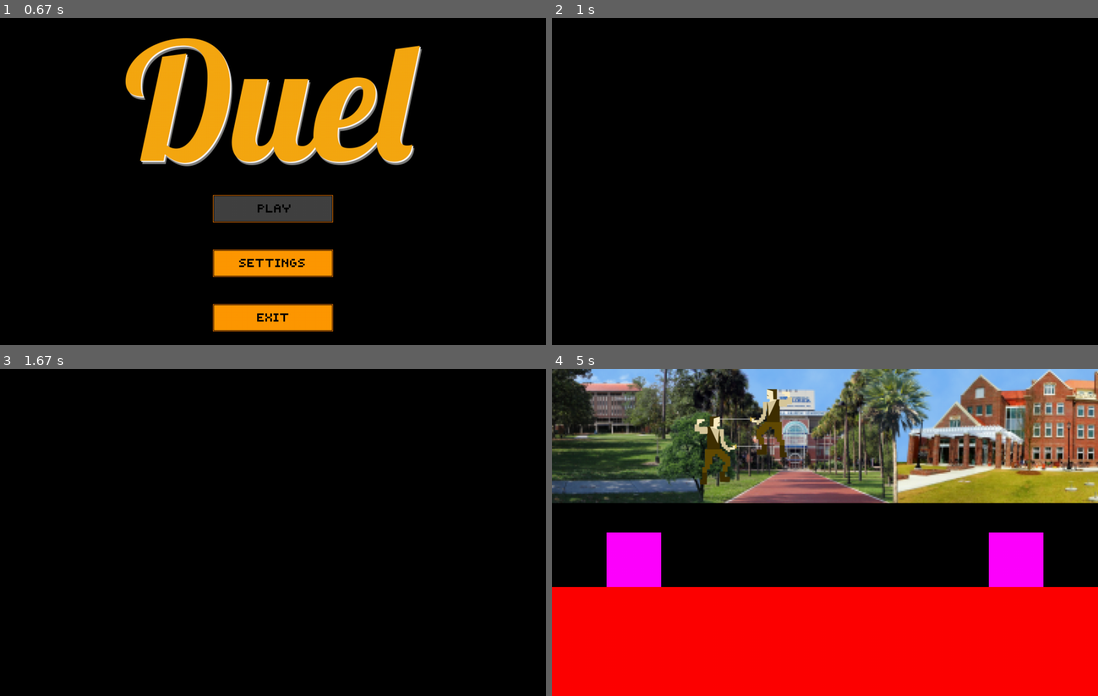
Above: before the commit, frames 1-4 (two rows, left to right).
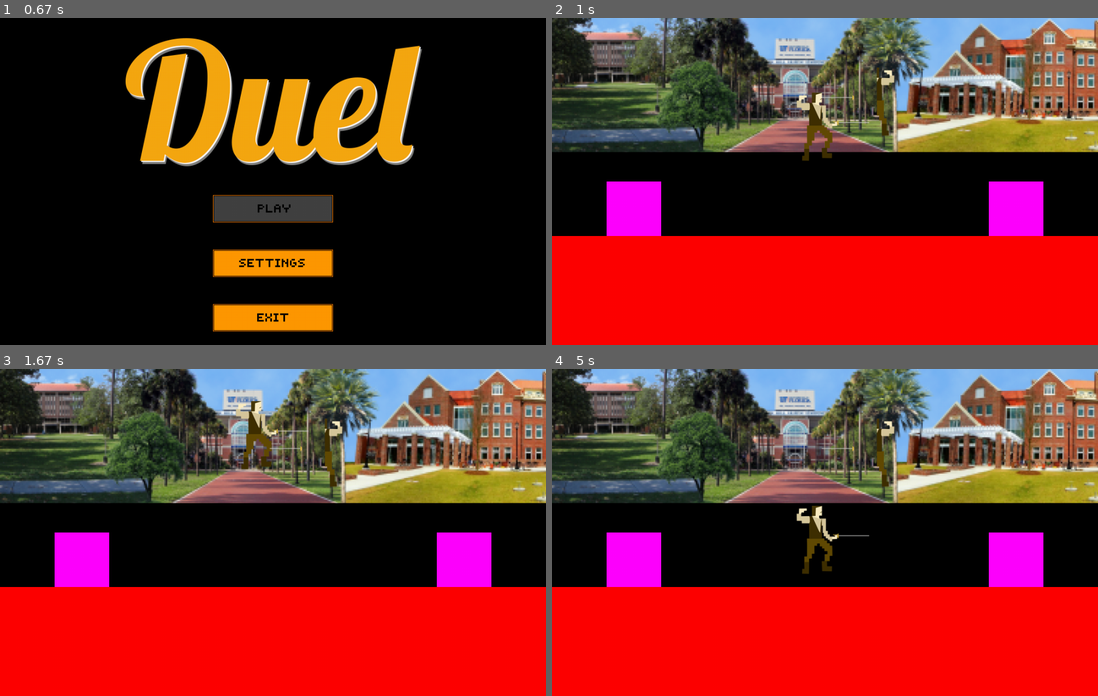
Above: after the commit, the same moments.

Repository: AlexisDougherty13/Duel
Game: pygame game, started from theMain.py
The game is run twice, just before and just after one commit, with the same random seed, the same clock (stepped at 60 frames per second) and the same inputs.
Inputs (mouse positions are in pixels of both pictures, inside the frame that each line leads up to):
- Up to frame 1 (0.67 s): click (251, 194) at 0.38 s
- Up to frame 2 (1 s): hold Right from 0.67 s (still down); move the mouse to (825, 201) at 0.7 s
- Up to frame 3 (1.67 s): release Right at 1.13 s; tap A at 1.17 s; tap Space at 1.5 s
- Up to frame 4 (5 s): tap D at 1.83 s; tap Space at 2.17 s; hold Left 3.5-4.03 s

Frame 1 is identical in both runs. In frame 2, 76% of the frame differs, in the area x 0-100%, y 0-100%; in frame 3, 76%; in frame 4, 2.4%.

Commit message:
collisions working on Y, still a bit funky on X

Diff:
--- a/gameEngine.py
+++ b/gameEngine.py
@@ -60,8 +60,8 @@
 
     entities = current_map.getCollidableEntities()
 
-    player1 = Player((300, 100), 1, 2, False, True, getSkin(skin_selection1))  # Initializes player1
-    player2 = Player((400, 100), 1, 2, False, False, getSkin(skin_selection2))  # Initializes player2
+    player1 = Player(300, 100, 1, 2, False, True, getSkin(skin_selection1))  # Initializes player1
+    player2 = Player(400, 100, 1, 2, False, False, getSkin(skin_selection2))  # Initializes player2
 
     draw_buffer, my_sprites = gameFrame.init(player1, player2, current_map, entities)
 
@@ -76,7 +76,7 @@
     while active_match:
         # Delta time is implemented to help make sure that player's models will move at the same speed regardless of monitor refresh rate and processor speed.
         # Could use further optimizing and troubleshooting.
-        clock.tick(1)
+        clock.tick(90)
 
         for event in pygame.event.get():
             # What to do on quit
@@ -188,7 +188,7 @@
         elif not player2.getPlayerState("on_ground"):  # TODO: make better Gravity
             player2.calculateGravity(time())
 
-       # player2.move(entities)
+        #player2.move(entities)
 
         #Collision stuffs
         # player1body = player1.getCollisionRect()
--- a/player.py
+++ b/player.py
@@ -9,8 +9,8 @@
 # change these
 hit_box_width = 102
 hit_box_height = 140
-player_shift_amount_x = 80  # This variable represents the amount of pixels of whitespace in the X dirrection from the left side of the player
-player_shift_amount_y = 8  # This variable represents the amount of pixels of whitespace in the Y dirrection from the left side of the player
+image_shift_amount_x = 80  # This variable represents the amount of pixels of whitespace in the X dirrection from the left side of the player
+image_shift_amount_y = 16  # This variable represents the amount of pixels of whitespace in the Y dirrection from the left side of the player
 
 
 # 102x203
@@ -32,7 +32,7 @@
        :param sprite: the image name for the player's current motion
        :param image_dict: a dictionary of image file names for each motion
     """
-    def __init__(self, center, direction_facing, sword_height, is_ghost, is_locked_on, image_dict):
+    def __init__(self, x_pos, y_pos, direction_facing, sword_height, is_ghost, is_locked_on, image_dict):
         pygame.sprite.DirtySprite.__init__(self)
         self._player_state = {
             "running": False,
@@ -49,11 +49,12 @@
             "direction_facing": direction_facing,
             "air_time": 0,
             "x_velocity": 0,
-            "y_velocity": 0
+            "y_velocity": 0,
+            "count_until_turn_around" :0
         }
         self._image_dict = image_dict
         self.image = pygame.image.load(self.getSprite())
-        self.rect = self.image.get_rect(center=center)
+        self.rect = Rect(x_pos + image_shift_amount_x, y_pos - image_shift_amount_y, 73, 140)
 
     def getXPos(self):
         return self.rect.x
@@ -62,20 +63,47 @@
         return self.rect.y
 
     def moveLeft(self):
-        self.setPlayerState("x_velocity", self.getPlayerState("x_velocity") - .3)
+        self.setPlayerState("x_velocity", self.getPlayerState("x_velocity") - 1)
         if abs(self.getPlayerState("x_velocity")) > 5:
+            self._player_state["count_until_turn_around"] += 1
+        else:
+            self._player_state["count_until_turn_around"] -= 4
+        if self._player_state["count_until_turn_around"] > 15:
             self.setDirection("left")
+            self._player_state["count_until_turn_around"] = 20
+        elif self._player_state["count_until_turn_around"] < 0:
+            self._player_state["count_until_turn_around"] = 0
+        if self.getPlayerState("x_velocity") < -15 and self._player_state["count_until_turn_around"] ==15:
+                self.setPlayerState("x_velocity", -10)
 
     def moveRight(self):
-        self.setPlayerState("x_velocity", self.getPlayerState("x_velocity") + .3)
+        self.setPlayerState("x_velocity", self.getPlayerState("x_velocity") + 1)
         if abs(self.getPlayerState("x_velocity")) > 5:
+            self._player_state["count_until_turn_around"] += 1
+        else:
+            self._player_state["count_until_turn_around"] -= 4
+        if self._player_state["count_until_turn_around"] > 15:
             self.setDirection("right")
+            self._player_state["count_until_turn_around"] = 20
+        elif self._player_state["count_until_turn_around"] < 0:
+            self._player_state["count_until_turn_around"] = 0
+
+        if self.getPlayerState("x_velocity") > 10:
+            self.setPlayerState("x_velocity", 10)
 
     def standingStill(self):
         if self.getPlayerState("x_velocity") > 0:
-            self.setPlayerState("x_velocity", self.getPlayerState("x_velocity") / 4)
+            self.setPlayerState("x_velocity", self.getPlayerState("x_velocity") / 5)
         elif self.getPlayerState("x_velocity") < 0:
-            self.setPlayerState("x_velocity", self.getPlayerState("x_velocity") / 4)
+            self.setPlayerState("x_velocity", self.getPlayerState("x_velocity") / 5)
+        if abs(self.getPlayerState("x_velocity")) < .1:
+            self.setPlayerState("x_velocity", 0)
+        if abs(self.getPlayerState("x_velocity")) < 1:
+            self._player_state["count_until_turn_around"] -= 4
+        if self._player_state["count_until_turn_around"] > 15:
+            self.setDirection("right")
+        elif self._player_state["count_until_turn_around"] < 0:
+            self._player_state["count_until_turn_around"] = 0
 
     def calculateGravity(self, time):
         if self.getPlayerState("air_time") == 0:
@@ -87,7 +115,7 @@
             self.setPlayerState("y_velocity", 0)
 
     def jump(self, time):
-        self.setPlayerState("y_velocity", self.getPlayerState("y_velocity") - 15)
+        self.setPlayerState("y_velocity", - 15)
         self.setPlayerState("air_time", time)
         self.setPlayerState("on_ground", False)
 
@@ -99,10 +127,10 @@
         return self._player_state[type]
 
     def setPlayerState(self, type, value):
-        self._player_state[type]=value
+        self._player_state[type] = value
 
     def setDirection(self, direction):
-        if (direction == "left"):
+        if direction == "left":
             self._player_state["direction_facing"] = 1
         else:
             self._player_state["direction_facing"] = 0
@@ -149,55 +177,71 @@
         self._image_dict = image_dict
 
     def getCollisionRect(self):
-        return Rect(self.rect.x + self._player_state["x_velocity"], self.rect.y - self._player_state["y_velocity"], 73, 140)
+        return Rect(self.rect.x + image_shift_amount_x, self.rect.y - image_shift_amount_y, 73, 140)
 
     def move(self, entities): #TODO Check for being stabbed in this method
-       # print("x: ")
-       # print(self.getPlayerState("x_velocity"))
-       # print("y: ")
-       # print(self.getPlayerState("y_velocity"))
-        collision_list = self.test_collision(entities)  # Test all entities on the map for collision with player
-
+        print("x_vel: ", end="")
+        print(self.getPlayerState("x_velocity"), end=" ")
+        print("y_vel: ", end="")
+        print(self.getPlayerState("y_velocity"), end=" ")
+        print("x_cord: ", end="")
+        print(self.rect.x, end=" ")
+        print("y_cord: ", end="")
+        print(self.rect.y)
+        print("count: ", end="")
+        print(self.getPlayerState("count_until_turn_around"))
         self.setPlayerState("on_ground", False)
         self.setPlayerState("on_right_wall", False)
         self.setPlayerState("on_left_wall", False)
+
+        collision_list = self.test_collision_X(entities)  # Test all entities on the map for collision with player
+        self.rect.x += (self.getPlayerState("x_velocity"))
         for objects in collision_list:
             if self.getPlayerState("x_velocity") > 0:  # Moving right
-                self.rect.left = objects.right + 1
+                self.rect.left = objects.right - image_shift_amount_x
                 self.setPlayerState("on_right_wall", True)
             elif self.getPlayerState("x_velocity") < 0:  # Moving left
-                self.rect.left = objects.right + 1
-                self.rect.right = objects.left - 1
+                self.rect.right = objects.left + image_shift_amount_x
                 self.setPlayerState("on_left_wall", True)
         # Lock player to look at other player when standing still or moving short time.
         # Flip player if they have been moving a certain amount of time.
 
+        collision_list = self.test_collision_Y(entities)
+        self.rect.y += (self.getPlayerState("y_velocity"))
         for objects in collision_list:
             if self.getPlayerState("y_velocity") < 0:  # Moving up
-                self.setPlayerState("y_velocity", 0)
+                self.rect.top = objects.bottom + image_shift_amount_y
             elif self.getPlayerState("y_velocity") > 0:  # Moving down
-                self.rect.bottom = objects.top + 1
+                self.rect.bottom = objects.top - image_shift_amount_y
                 self.setPlayerState("on_ground", True)
-
-        self.rect.x += (self.getPlayerState("x_velocity"))
+        self.update()  # updates players position
+
+    def test_collision_Y(self, entities):
+        collision_list = []
         self.rect.y += (self.getPlayerState("y_velocity"))
-        self.update()  # updates players position
-
-
-    def test_collision(self, entities):
+        for objects in entities:
+            if self.getCollisionRect().colliderect(objects):
+                collision_list.append(objects)
+        self.rect.y -= (self.getPlayerState("y_velocity"))
+
+
+
+        if collision_list.__len__() > 0:
+            print(collision_list[0])
+        return collision_list
+
+    def test_collision_X(self, entities):
         collision_list = []
         self.rect.x += (self.getPlayerState("x_velocity"))
-        self.rect.y += (self.getPlayerState("y_velocity"))
         for objects in entities:
-            if self.rect.colliderect(objects):
+            if self.getCollisionRect().colliderect(objects):
                 collision_list.append(objects)
         self.rect.x -= (self.getPlayerState("x_velocity"))
-        self.rect.y -= (self.getPlayerState("y_velocity"))
+
+
+
         if collision_list.__len__() > 0:
             print(collision_list[0])
-        if collision_list.__len__() > 1:
-            print("2")
-            print(collision_list[1])
         return collision_list
 
     def duck(self):
--- a/redForestMap.py
+++ b/redForestMap.py
@@ -14,7 +14,7 @@
         self.setCollidableEntities()
 
     def setCollidableEntities(self):
-        floor_rect = Rect(-100, 400, 1100, 200)
+        floor_rect = Rect(-400, 400, 1600, 200)
         self._collidable_entities.append(floor_rect)
         block_rect = Rect(100, 300, 100, 100)
         self._collidable_entities.append(block_rect)
